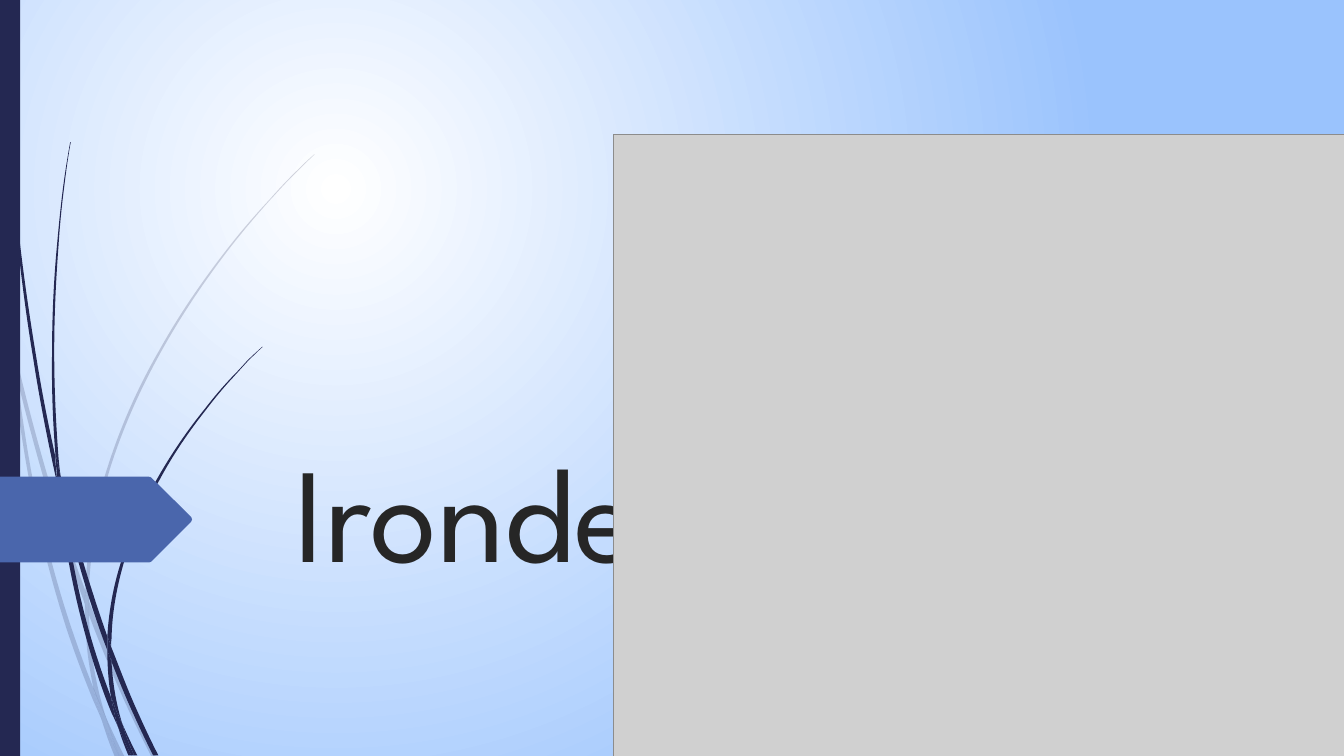
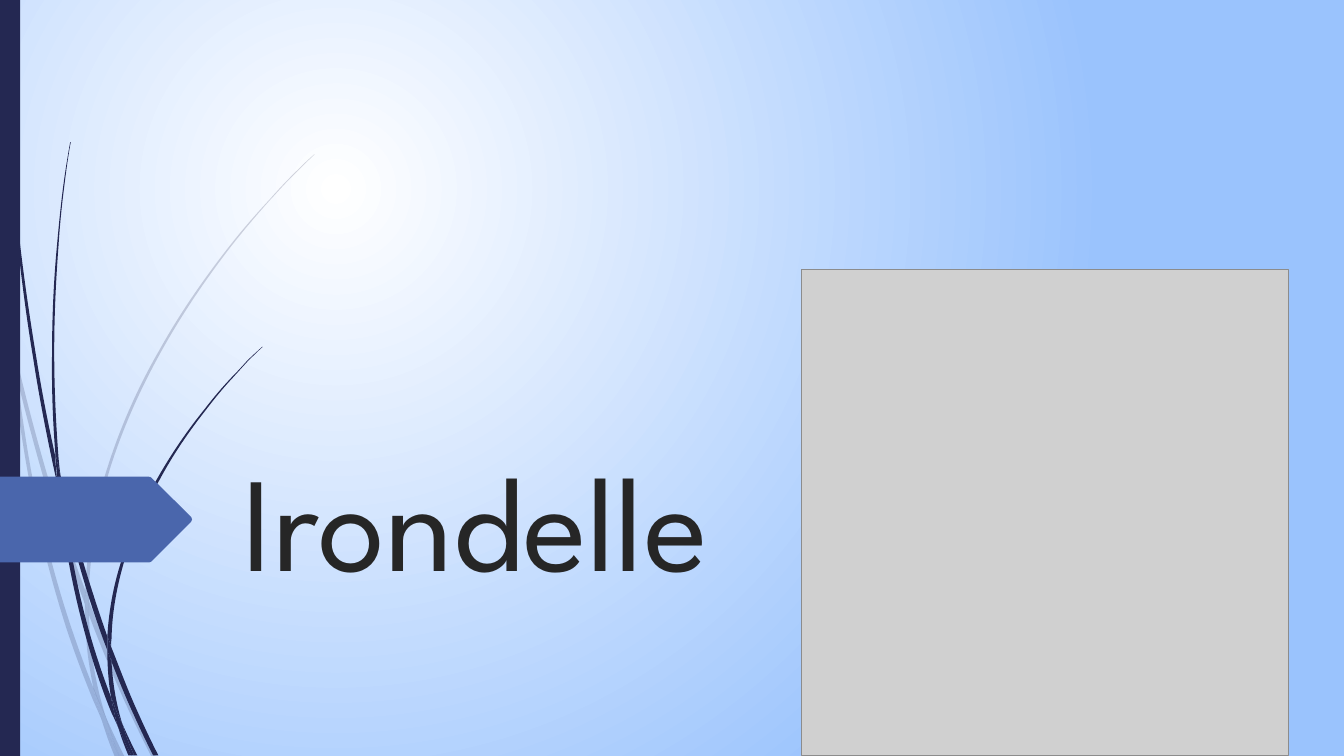
Before and after one commit to PandaPoPy/arduino_thinkcode, a slide deck: slide 1 of cours/Irondelle.pptx. Drawn at 1344x756 pixels with LibreOffice and Linux fonts; fonts in the diff are those of the drawing; grey boxes stand for pictures. Boxes give left, top, right and bottom in pixels: in the first picture for what was removed or moved away, otherwise in the second. Text is boxed around its words. In the diff, an @@ line names an element or a change of style, - is before the commit and + after.

```diff
--- a/cours/Irondelle.pptx
+++ b/cours/Irondelle.pptx
@@ title "Irondelle" rewrapped from <box>294,428,759,602</box> to <box>243,478,708,573</box> @@
@@ picture: place and size @@
-picture at <box>613,135,1344,756</box>
+picture at <box>802,269,1289,756</box>
```
Also in this commit, not shown: 9 other slides changed, 1 slide added, 5 other files.
